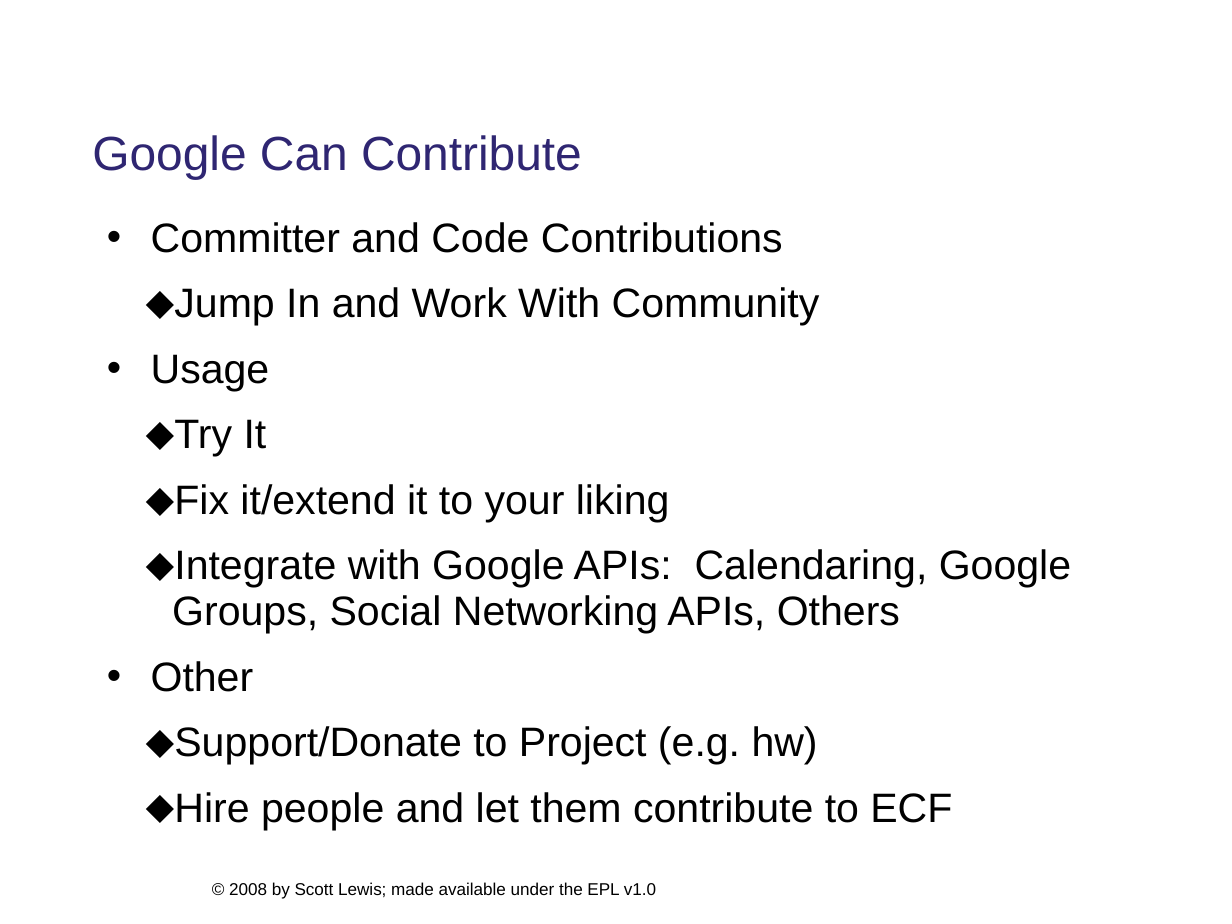
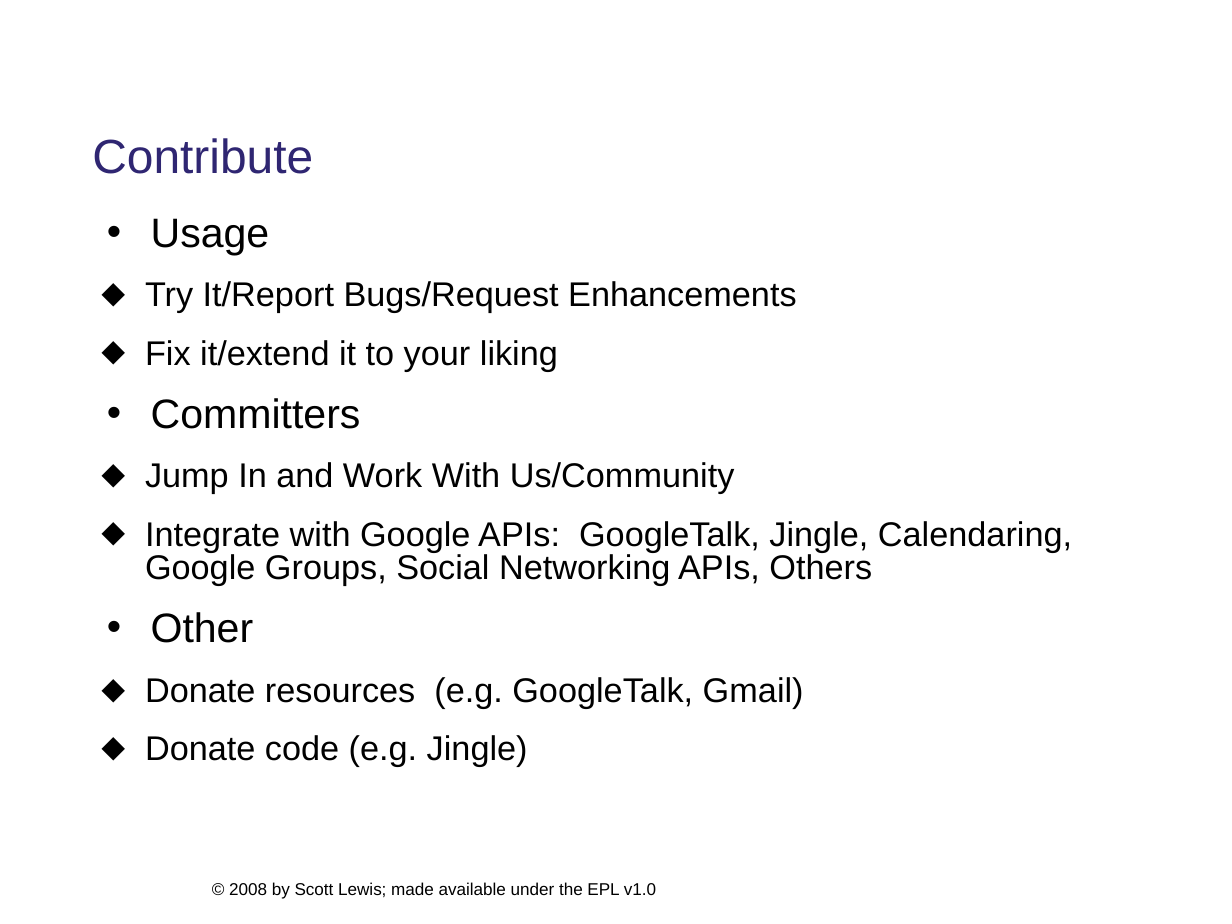
Before and after one commit to eclipse/ecf-website, a slide deck: slide 12 of presentations/eclipsedayatgoogleplex2008/ecf_overview_slewis.ppt (slide 13 before the commit). Drawn at 1232x924 pixels with LibreOffice and Linux fonts; fonts in the diff are those of the drawing; background and template pictures are left out. Boxes give left, top, right and bottom in pixels: in the first picture for what was removed or moved away, otherwise in the second. Text is boxed around its words. In the diff, an @@ line names an element or a change of style, - is before the commit and + after.

```diff
--- a/presentations/eclipsedayatgoogleplex2008/ecf_overview_slewis.ppt
+++ b/presentations/eclipsedayatgoogleplex2008/ecf_overview_slewis.ppt
@@ title at box(92, 138, 313, 174): text changed @@
-Google Can Contribute
+Contribute
@@ text at box(145, 218, 558, 643): size 24 to 20 pt in "Fix it/extend it to your liking"; line spacing 0.93 to 0.81; more space between paragraphs; indent changed @@
@@ text at box(151, 222, 820, 326): paragraphs removed @@
-• Committer and Code Contributions
-  ⬥ Jump In and Work With Community
@@ text at box(145, 281, 797, 313): text changed; size 24 to 20 pt @@
-  ⬥ Try It
+  ⬥ Try It/Report Bugs/Request Enhancements
@@ text at box(145, 398, 1072, 585): text changed; size 24 to 20 pt @@
-  ⬥ Integrate with Google APIs: Calendaring, Google Groups, Social Networking APIs, Others
+• Committers
+  ⬥ Jump In and Work With Us/Community
+  ⬥ Integrate with Google APIs: GoogleTalk, Jingle, Calendaring, Google Groups, Social Networking APIs, Others
@@ text at box(145, 677, 804, 766): text changed; size 24 to 20 pt @@
-  ⬥ Support/Donate to Project (e.g. hw)
-  ⬥ Hire people and let them contribute to ECF
+  ⬥ Donate resources (e.g. GoogleTalk, Gmail)
+  ⬥ Donate code (e.g. Jingle)
```
Also in this commit, not shown: 1 other slide changed, 3 slides added, 4 slides removed, 1 other file.
